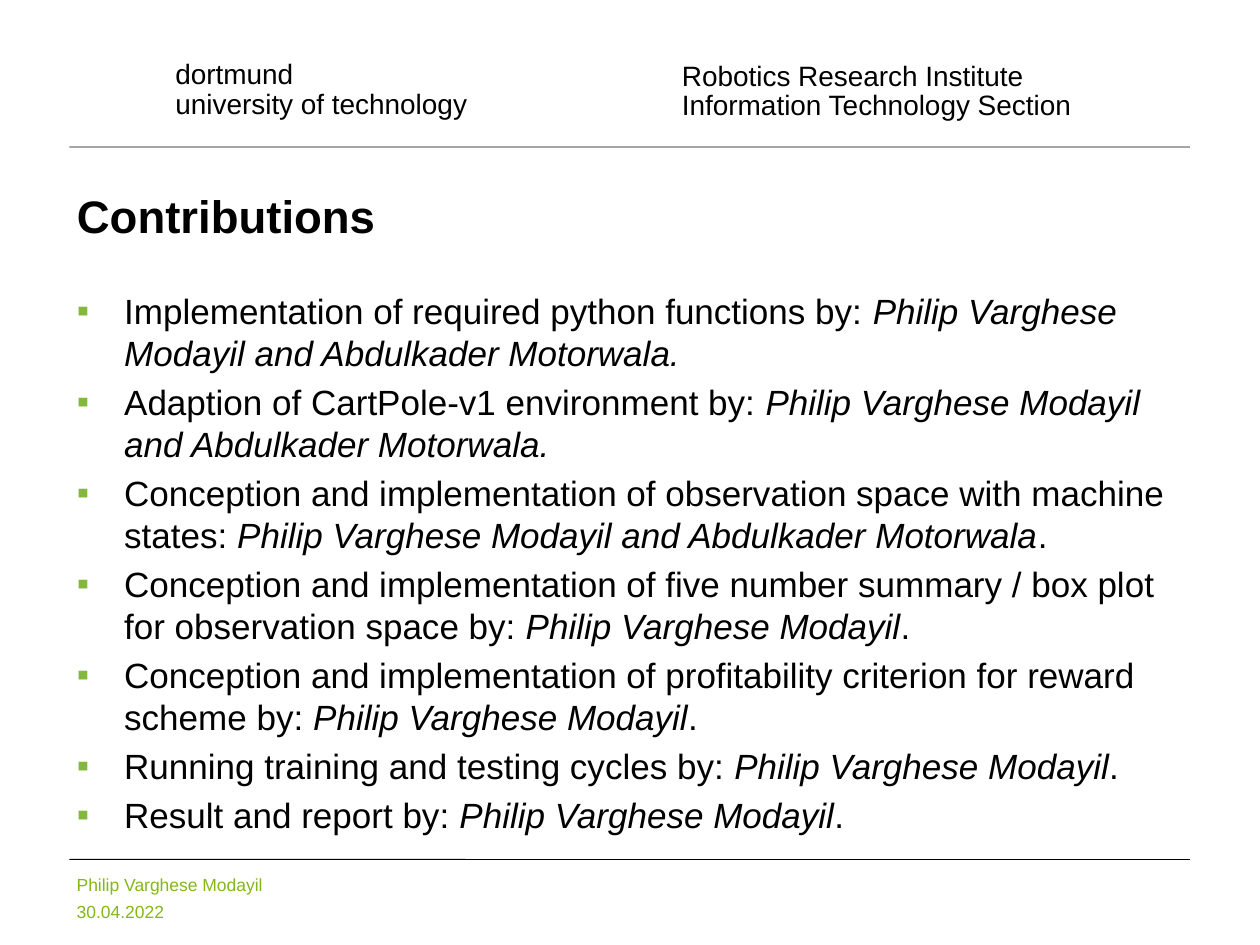
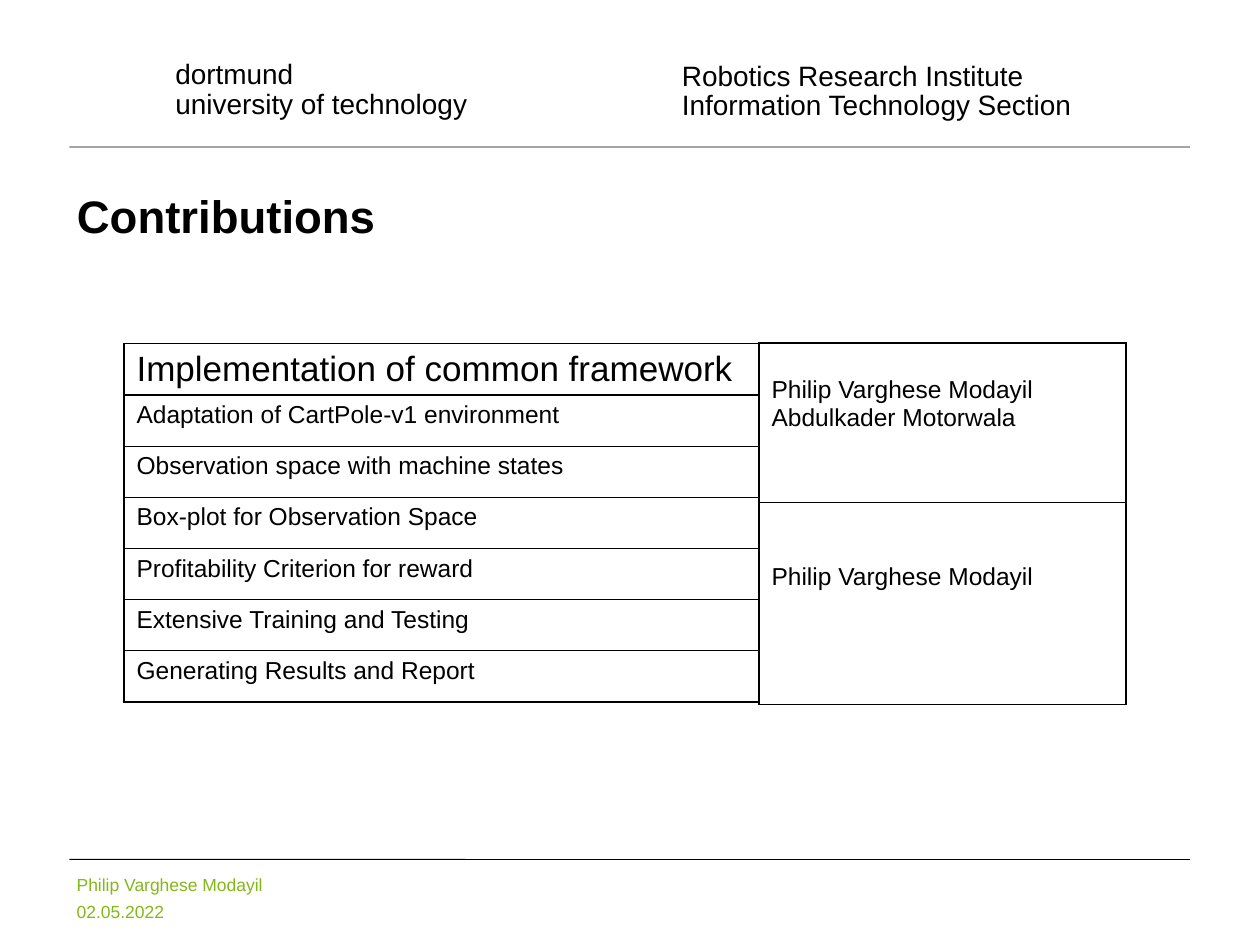
Before and after one commit to pvmodayil/Online-Immediate-Commitment-Job-Scheduling-A-Machine-Learning-Approach, a slide deck: slide 35 of Online Immediate Commitment Job Scheduling A Machine Learning Approach.pptx (slide 33 before the commit). Drawn at 1260x945 pixels with LibreOffice and Linux fonts; fonts in the diff are those of the drawing; background and template pictures are left out. Boxes give left, top, right and bottom in pixels: in the first picture for what was removed or moved away, otherwise in the second. Text is boxed around its words. In the diff, an @@ line names an element or a change of style, - is before the commit and + after.

```diff
--- a/Online Immediate Commitment Job Scheduling A Machine Learning Approach.pptx
+++ b/Online Immediate Commitment Job Scheduling A Machine Learning Approach.pptx
@@ text removed at (x1=124, y1=298, x2=1163, y2=835) @@
-▪ Implementation of required python functions by: Philip Varghese Modayil and Abdulkader Motorwala.
-▪ Adaption of CartPole-v1 environment by: Philip Varghese Modayil and Abdulkader Motorwala.
-▪ Conception and implementation of observation space with machine states: Philip Varghese Modayil and Abdulkader Motorwala.
-▪ Conception and implementation of five number summary / box plot for observation space by: Philip Varghese Modayil.
-▪ Conception and implementation of profitability criterion for reward scheme by: Philip Varghese Modayil.
-▪ Running training and testing cycles by: Philip Varghese Modayil.
-▪ Result and report by: Philip Varghese Modayil.
@@ table added at (x1=123, y1=344, x2=759, y2=706), 7 rows, 1 columns @@
+Implementation of common framework
+Adaptation of CartPole-v1 environment
+Observation space with machine states
+Box-plot for Observation Space
+Profitability Criterion for reward
+Extensive Training and Testing
+Generating Results and Report
@@ table added at (x1=759, y1=343, x2=1125, y2=503), 1 rows, 1 columns @@
+Philip Varghese Modayil / Abdulkader Motorwala
@@ table added at (x1=759, y1=503, x2=1125, y2=706), 1 rows, 1 columns @@
+Philip Varghese Modayil
@@ text at (x1=77, y1=905, x2=164, y2=918): text changed @@
-30.04.2022
+02.05.2022
```
Also in this commit, not shown: 23 other slides changed, 10 slides added, 8 slides removed.
